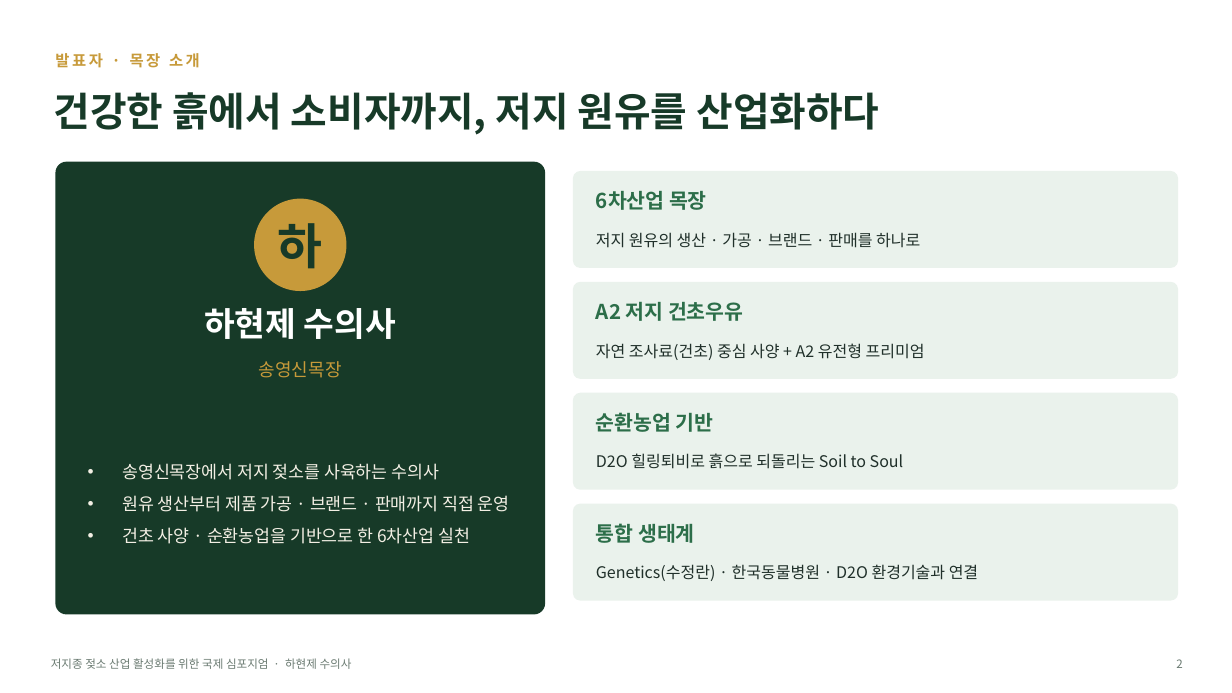
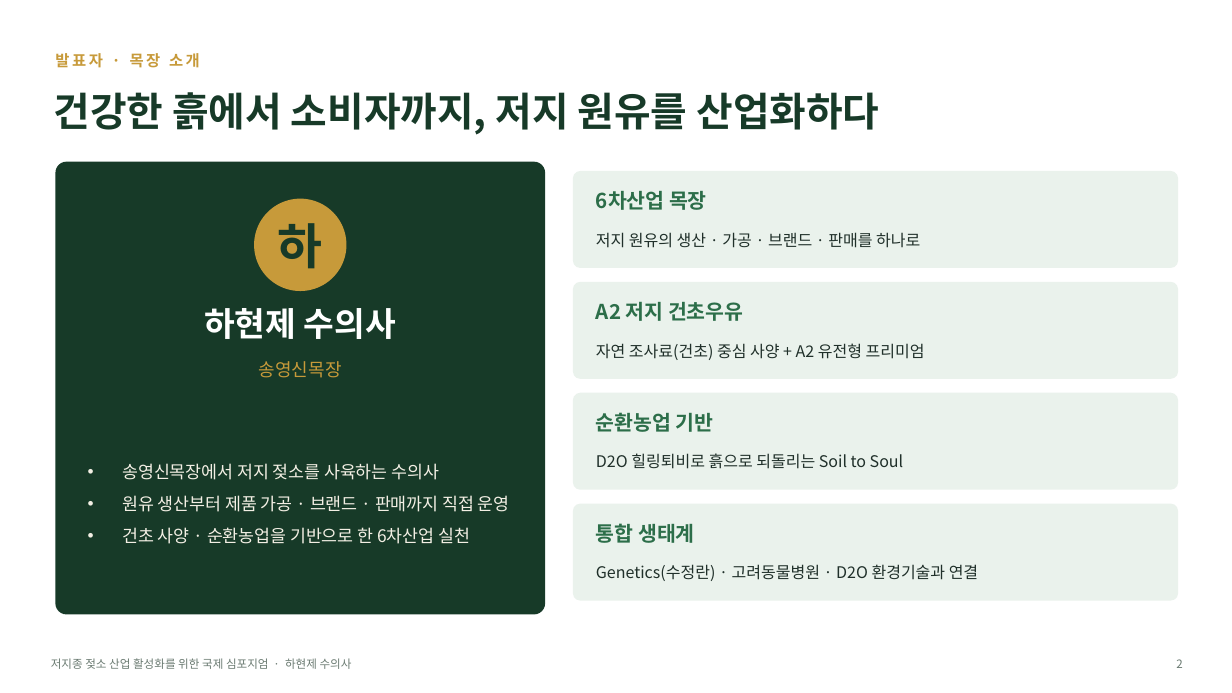
Before and after one commit to hhj3150/Dr-Ha--agent, a slide deck: slide 2 of deliverables/저지종_원유_산업화_사례_발표_송영신목장.pptx. Drawn at 1232x693 pixels with LibreOffice and Linux fonts; fonts in the diff are those of the drawing. Boxes give left, top, right and bottom in pixels: in the first picture for what was removed or moved away, otherwise in the second. Text is boxed around its words. In the diff, an @@ line names an element or a change of style, - is before the commit and + after.

```diff
--- a/deliverables/저지종_원유_산업화_사례_발표_송영신목장.pptx
+++ b/deliverables/저지종_원유_산업화_사례_발표_송영신목장.pptx
@@ text at box(596, 564, 978, 581): text changed @@
-Genetics(수정란) · 한국동물병원 · D2O 환경기술과 연결
+Genetics(수정란) · 고려동물병원 · D2O 환경기술과 연결
```
Also in this commit, not shown: 4 other files.
